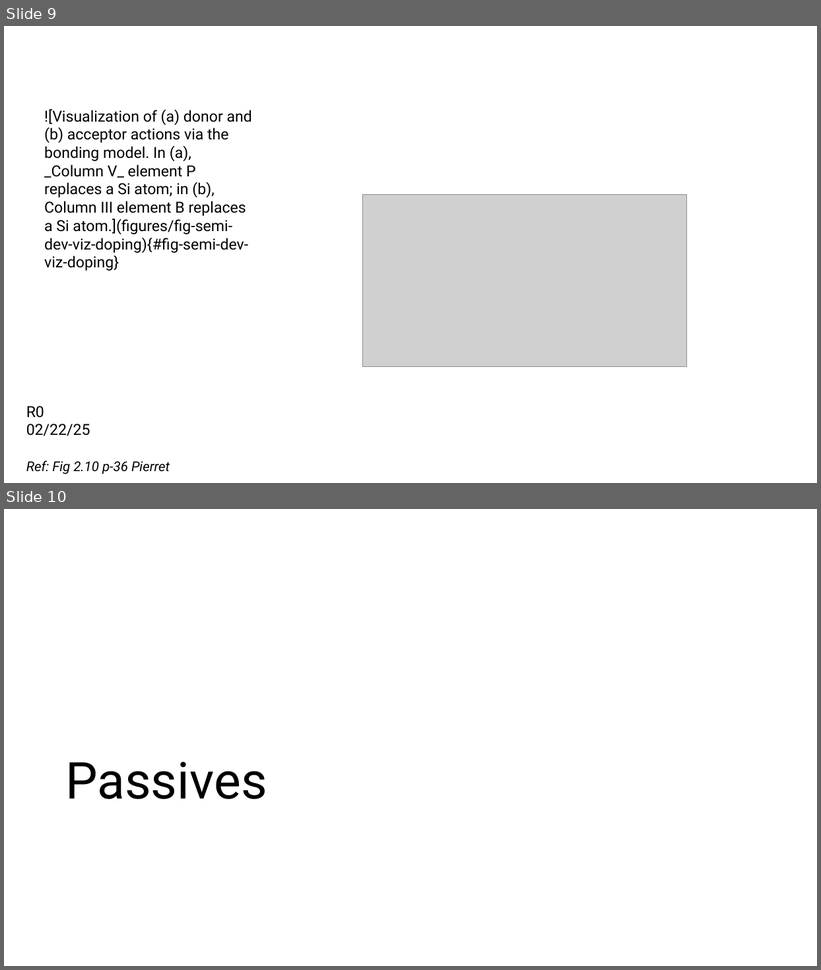
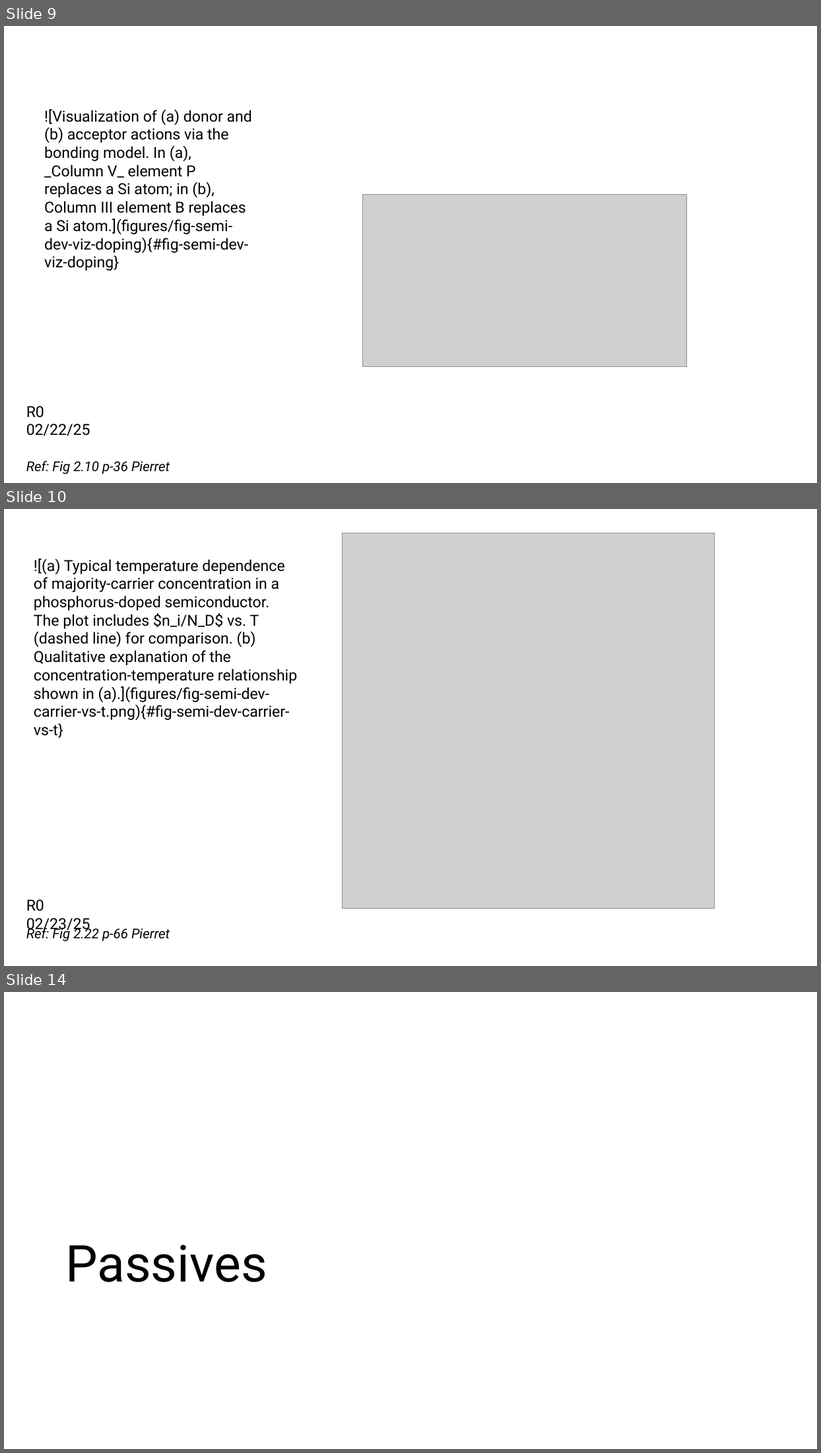
Before and after one commit to mixignal-press/ebook-ice1, a slide deck: figures/fig.pptx. Shown one above the other, each under a label of ours: slides 9 and 10 before the commit, slides 9, 10 and 14 after it; the slides between them are not shown. The pictures are 821x970 and 821x1453 pixels, drawn with LibreOffice and Linux fonts; fonts in the diff are those of the drawing; grey boxes stand for pictures. Boxes give left, top, right and bottom in pixels: in the first picture for what was removed or moved away, otherwise in the second. Text is boxed around its words. In the diff, an @@ line names an element or a change of style, - is before the commit and + after.

```diff
--- a/figures/fig.pptx
+++ b/figures/fig.pptx
@@ slide 10 added at [4, 509, 817, 966], background #FFFFFF @@
@@ picture added at [343, 533, 715, 908] @@
@@ text added at [34, 559, 297, 720], 18 pt, text #000000 @@
+![(a) Typical temperature dependence of majority-carrier concentration in a phosphorus-doped semiconductor. The plot includes $n_i/N_D$ vs. T (dashed line) for comparison. (b) Qualitative explanation of the concentration-temperature relationship shown in (a).](figures/fig-semi-dev-carrier-vs-t.png){#fig-semi-dev-carrier-vs-t}
@@ text added at [26, 900, 90, 933], 18 pt, text #000000 @@
+R0 02/23/25
@@ text added at [26, 926, 170, 942], 16 pt, text #000000, italic @@
+Ref: Fig 2.22 p-66 Pierret
@@ what was slide 10 is now slide 14 @@
```
Also in this commit, not shown: 3 other slides added, 2 other files.
